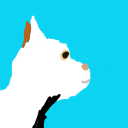
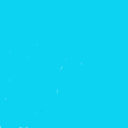
Revision of a layered 128×128 image; what changed, layer by layer:
painted on "Paint Layer 1" over [0, 15, 97, 128]
